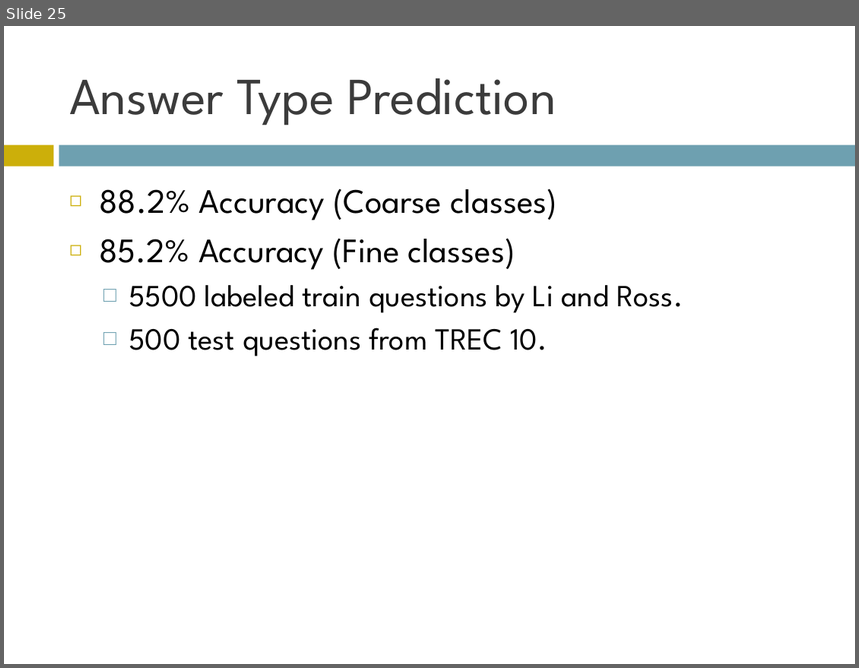
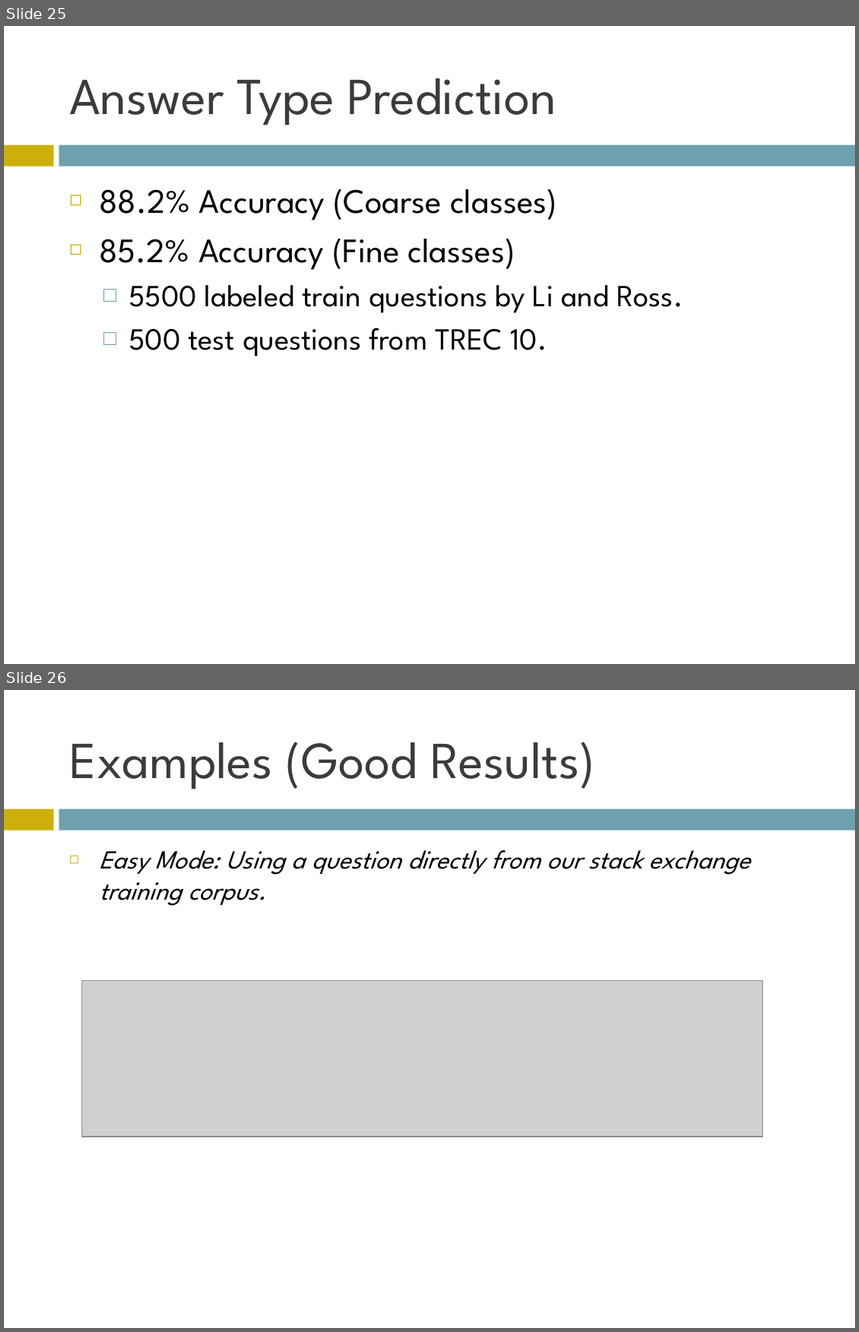
Before and after one commit to AndrewFM/NLPFinal, a slide deck: QA Presentation.ppt. Shown one above the other, each under a label of ours: slide 25 before the commit, slides 25 and 26 after it. The pictures are 859x668 and 859x1332 pixels, drawn with LibreOffice and Linux fonts; fonts in the diff are those of the drawing; grey boxes stand for pictures. Boxes give left, top, right and bottom in pixels: in the first picture for what was removed or moved away, otherwise in the second. Text is boxed around its words. In the diff, an @@ line names an element or a change of style, - is before the commit and + after.

```diff
--- a/QA Presentation.ppt
+++ b/QA Presentation.ppt
@@ slide 26 added at bbox=[4, 690, 855, 1328], background #FFFFFF; not listed: 2 template elements that a slide beside it also shows @@
@@ title added at bbox=[69, 742, 595, 790], 44 pt, text #3B3B3B @@
+Examples (Good Results)
@@ text added at bbox=[99, 850, 751, 906], 22 pt, text #000000, italic @@
+◻ Easy Mode: Using a question directly from our stack exchange training corpus.
@@ picture added at bbox=[82, 981, 763, 1137] @@
```
Also in this commit, not shown: 3 slides changed, 12 other slides added, 2 slides removed, 4 other files.
